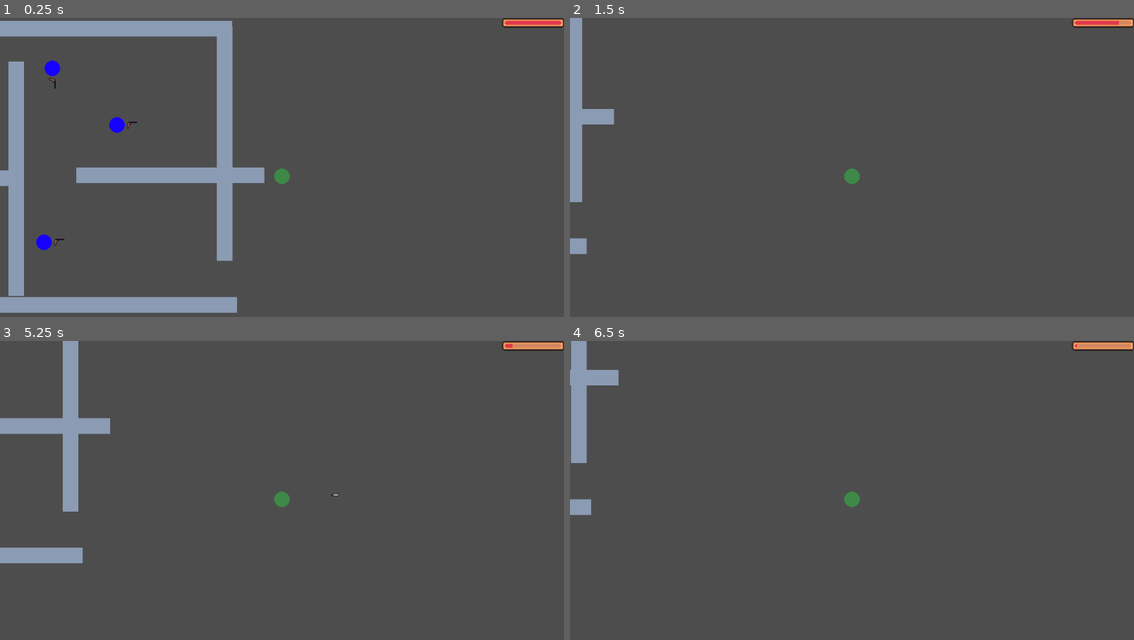
Above: before the commit, frames 1-4 (two rows, left to right).
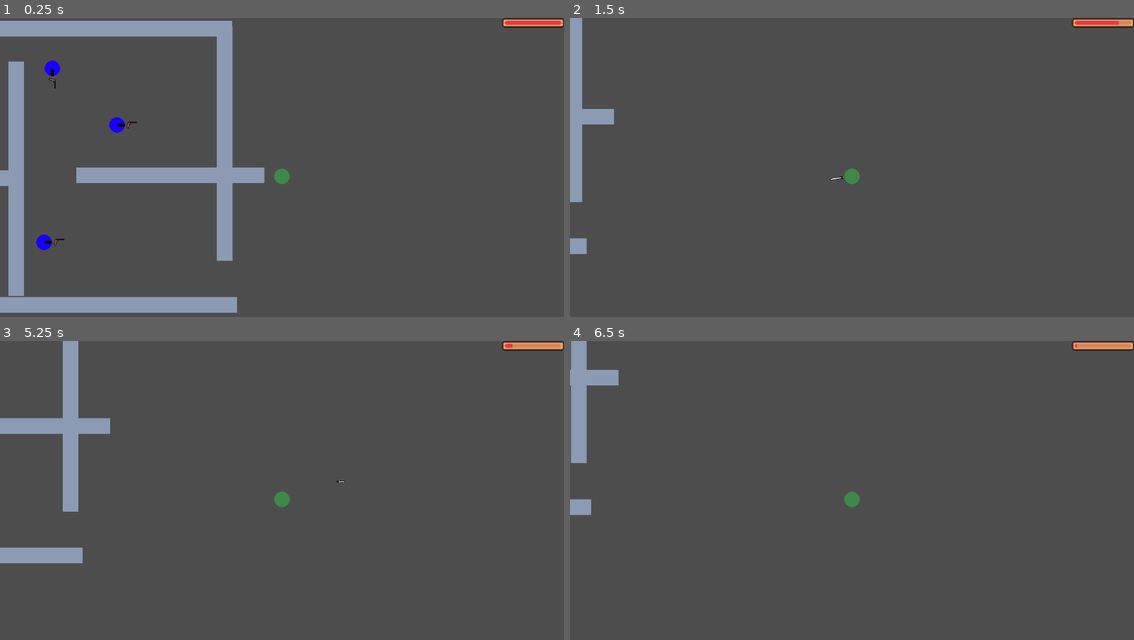
Above: after the commit, the same moments.

Repository: whocares-abt/fast-pace
Game: Godot game, scene res://Scenes/debug_map.tscn
Same seed, same stepped clock (60 frames per second), same inputs: the game is played once before the commit and once after it.
Inputs (mouse positions are in pixels of both pictures, inside the frame that each line leads up to):
- Up to frame 1 (0.25 s): no input
- Up to frame 2 (1.5 s): tap Enter at 0.5 s; move the mouse to (976, 161) at 0.52 s; hold D (move_right) 0.53-1.28 s; hold Right mouse button (ability) 0.53-1.28 s; click (976, 161) at 0.8 s; move the mouse to (739, 191) at 1.27 s; hold S (move_down) from 1.28 s (still down); click (739, 191) at 1.35 s
- Up to frame 3 (5.25 s): tap Shift (bullet_time) at 1.55, 3.8, 4.35 s; move the mouse to (338, 430) at 2.02 s; release S (move_down) at 2.03 s; hold D (move_right) 2.03-2.78 s; hold Shift (bullet_time) 2.03-2.78 s; right-click (338, 430) at 2.3 s; tap Space at 2.75 s; move the mouse to (253, 562) at 2.77 s; hold W (move_up) 2.78-3.53 s; right-click (253, 562) at 2.85 s; click (253, 562) at 3.05 s; tap Enter at 3.5 s; move the mouse to (451, 547) at 3.52 s; press the mouse at (451, 547) at 3.53 s; hold A (move_left) 3.53-5.03 s; move the mouse to (112, 451) at 4.27 s; release the mouse at (112, 451) at 4.28 s; right-click (112, 451) at 4.55 s; move the mouse to (310, 499) at 5.02 s; hold S (move_down) from 5.03 s (still down); hold Right mouse button (ability) from 5.03 s (still down)
- Up to frame 4 (6.5 s): click (880, 499) at 5.3 s; move the mouse to (767, 418) at 5.77 s; release S (move_down) at 5.78 s; release Right mouse button (ability) at 5.78 s; hold D (move_right) from 5.78 s (still down); click (767, 418) at 5.85 s; tap Shift (bullet_time) at 6.05 s

The runs differ from the first frame. In frame 1, less than 0.1% of the frame differs, in the area x 8-23%, y 16-76%; in frame 2, less than 0.1%; in frame 3, less than 0.1%; in frame 4, nothing differs.

Commit message:
Folder reorg. Modified enemy sprite for direction

Diff:
--- a/Resources/Combat/katana.tres
+++ b/Resources/Combat/katana.tres
@@ -5,6 +5,6 @@
 [resource]
 script = ExtResource("1_5yd16")
 weapon_name = "katana"
-firing_rate = 3.0
+firing_rate = 10.0
 attack_hold = 0.25
 metadata/_custom_type_script = "uid://dqsfxyh6jojdx"
--- a/Scenes/Characters/enemy_character.tscn
+++ b/Scenes/Characters/enemy_character.tscn
@@ -3,7 +3,7 @@
 [ext_resource type="Texture2D" uid="uid://bkgx3t4wcwml7" path="res://Assets/Art/Textures/Characters/Enemy.png" id="1_kjxs3"]
 [ext_resource type="Script" uid="uid://rgjg7yqphkf0" path="res://Scripts/Characters/enemy_character.gd" id="1_nraa5"]
 [ext_resource type="PackedScene" uid="uid://u2sytbk4b1vf" path="res://Scenes/AI/navigation_component.tscn" id="2_f31sj"]
-[ext_resource type="PackedScene" uid="uid://nbsjmjd7do3s" path="res://Scenes/Combat/weapon.tscn" id="2_p5gug"]
+[ext_resource type="PackedScene" uid="uid://nbsjmjd7do3s" path="res://Scenes/Combat/Weapon/weapon.tscn" id="2_p5gug"]
 [ext_resource type="PackedScene" uid="uid://og744yjrgqlu" path="res://Scenes/AI/vision_detector.tscn" id="3_mwus0"]
 [ext_resource type="PackedScene" uid="uid://jtjvgtyiaplq" path="res://Scenes/Combat/hitbox.tscn" id="3_sdh2x"]
 [ext_resource type="PackedScene" uid="uid://bpwhnhgxkydrx" path="res://Scenes/AI/patrol_component.tscn" id="3_v16rk"]
--- a/Scenes/Characters/player_character.tscn
+++ b/Scenes/Characters/player_character.tscn
@@ -1,11 +1,11 @@
 [gd_scene load_steps=14 format=3 uid="uid://cfeafjqb4thpf"]
 
 [ext_resource type="Script" uid="uid://dxgq4xe00pby6" path="res://Scripts/Characters/player_character.gd" id="1_l560e"]
-[ext_resource type="PackedScene" uid="uid://nbsjmjd7do3s" path="res://Scenes/Combat/weapon.tscn" id="2_3pywu"]
+[ext_resource type="PackedScene" uid="uid://nbsjmjd7do3s" path="res://Scenes/Combat/Weapon/weapon.tscn" id="2_3pywu"]
 [ext_resource type="Texture2D" uid="uid://blfonbnnkwt7m" path="res://Assets/Art/Textures/Characters/Player.png" id="2_c2rcm"]
 [ext_resource type="PackedScene" uid="uid://jtjvgtyiaplq" path="res://Scenes/Combat/hitbox.tscn" id="3_i26gt"]
-[ext_resource type="PackedScene" uid="uid://ybredfnd482x" path="res://Scenes/Combat/bullet_time.tscn" id="3_mnpb2"]
-[ext_resource type="PackedScene" uid="uid://bipbfe8i3mrdl" path="res://Scenes/Combat/knife_throw.tscn" id="4_hicqa"]
+[ext_resource type="PackedScene" uid="uid://ybredfnd482x" path="res://Scenes/Combat/Abilities/bullet_time.tscn" id="3_mnpb2"]
+[ext_resource type="PackedScene" uid="uid://bipbfe8i3mrdl" path="res://Scenes/Combat/Abilities/knife_throw.tscn" id="4_hicqa"]
 [ext_resource type="PackedScene" uid="uid://dde0kstwj0d7" path="res://Scenes/AI/vision_hitbox.tscn" id="6_hicqa"]
 [ext_resource type="Material" uid="uid://bljcxy5kcv03j" path="res://Resources/Particles/blood_splatter.tres" id="7_mnpb2"]
 
--- a/Scenes/Combat/ability.tscn
+++ b/Scenes/Combat/Abilities/ability.tscn
@@ -1,6 +1,6 @@
 [gd_scene load_steps=2 format=3 uid="uid://c75snrlmqq1fd"]
 
-[ext_resource type="Script" uid="uid://dktpdc54ckhwf" path="res://Scripts/Combat/ability.gd" id="1_c1l05"]
+[ext_resource type="Script" uid="uid://dktpdc54ckhwf" path="res://Scripts/Combat/Abilities/ability.gd" id="1_c1l05"]
 
 [node name="Ability" type="Node2D"]
 script = ExtResource("1_c1l05")
--- a/Scenes/Combat/bullet_time.tscn
+++ b/Scenes/Combat/Abilities/bullet_time.tscn
@@ -1,6 +1,6 @@
 [gd_scene load_steps=2 format=3 uid="uid://ybredfnd482x"]
 
-[ext_resource type="Script" uid="uid://vghqxwmfexox" path="res://Scripts/Combat/bullet_time.gd" id="1_k33ro"]
+[ext_resource type="Script" uid="uid://vghqxwmfexox" path="res://Scripts/Combat/Abilities/bullet_time.gd" id="1_k33ro"]
 
 [node name="BulletTime" type="Node2D"]
 script = ExtResource("1_k33ro")
--- a/Scenes/Combat/knife_throw.tscn
+++ b/Scenes/Combat/Abilities/knife_throw.tscn
@@ -1,6 +1,6 @@
 [gd_scene load_steps=2 format=3 uid="uid://bipbfe8i3mrdl"]
 
-[ext_resource type="Script" uid="uid://cuxxdc008oiko" path="res://Scripts/Combat/knife_throw.gd" id="1_3mreg"]
+[ext_resource type="Script" uid="uid://cuxxdc008oiko" path="res://Scripts/Combat/Abilities/knife_throw.gd" id="1_3mreg"]
 
 [node name="KnifeThrow" type="Node2D"]
 script = ExtResource("1_3mreg")
--- a/Scenes/Combat/bullet.tscn
+++ b/Scenes/Combat/Weapon/bullet.tscn
@@ -1,6 +1,6 @@
 [gd_scene load_steps=7 format=3 uid="uid://bfqk0r7mpuyuo"]
 
-[ext_resource type="Script" uid="uid://dn8al0fnhfbkn" path="res://Scripts/Combat/bullet.gd" id="1_h4bvn"]
+[ext_resource type="Script" uid="uid://dn8al0fnhfbkn" path="res://Scripts/Combat/Weapon/bullet.gd" id="1_h4bvn"]
 [ext_resource type="PackedScene" uid="uid://c6yca5h55hus" path="res://Scenes/Combat/hurtbox.tscn" id="2_2qxdl"]
 [ext_resource type="Texture2D" uid="uid://x31o6ma1jwj7" path="res://Assets/Art/Textures/Combat/bullet.png" id="3_2qxdl"]
 [ext_resource type="Material" uid="uid://bxjpnuylm11oo" path="res://Resources/Particles/bullet_trail.tres" id="4_3m52h"]
--- a/Scenes/Combat/bullet_manager.tscn
+++ b/Scenes/Combat/Weapon/bullet_manager.tscn
@@ -1,6 +1,6 @@
 [gd_scene load_steps=2 format=3 uid="uid://b4la54oa07emn"]
 
-[ext_resource type="Script" uid="uid://keuhgcbsvxr8" path="res://Scripts/Combat/bullet_manager.gd" id="1_qwloc"]
+[ext_resource type="Script" uid="uid://keuhgcbsvxr8" path="res://Scripts/Combat/Weapon/bullet_manager.gd" id="1_qwloc"]
 
 [node name="BulletManager" type="Node2D"]
 script = ExtResource("1_qwloc")
--- a/Scenes/Combat/weapon.tscn
+++ b/Scenes/Combat/Weapon/weapon.tscn
@@ -1,6 +1,6 @@
 [gd_scene load_steps=8 format=3 uid="uid://nbsjmjd7do3s"]
 
-[ext_resource type="Script" uid="uid://dffme2003u822" path="res://Scripts/Combat/weapon.gd" id="1_krqjp"]
+[ext_resource type="Script" uid="uid://dffme2003u822" path="res://Scripts/Combat/Weapon/weapon.gd" id="1_krqjp"]
 [ext_resource type="SpriteFrames" uid="uid://8kbpv5bys0d" path="res://Resources/Spriteframes/pistol.tres" id="2_6f3fa"]
 [ext_resource type="PackedScene" uid="uid://c6yca5h55hus" path="res://Scenes/Combat/hurtbox.tscn" id="2_k4liq"]
 [ext_resource type="PackedScene" uid="uid://jtjvgtyiaplq" path="res://Scenes/Combat/hitbox.tscn" id="4_io3wf"]
--- a/Scenes/debug_map.tscn
+++ b/Scenes/debug_map.tscn
@@ -4,7 +4,7 @@
 [ext_resource type="PackedScene" uid="uid://bu0d3bicfpl4t" path="res://Scenes/Environment/wall.tscn" id="2_jcsea"]
 [ext_resource type="NavigationPolygon" uid="uid://bs5dweb3g7xgm" path="res://Resources/NavPoly/debug_map.tres" id="3_frd8m"]
 [ext_resource type="PackedScene" uid="uid://uriwqjsj2l17" path="res://Scenes/Characters/enemy_character.tscn" id="4_6mob1"]
-[ext_resource type="PackedScene" uid="uid://b4la54oa07emn" path="res://Scenes/Combat/bullet_manager.tscn" id="4_gu212"]
+[ext_resource type="PackedScene" uid="uid://b4la54oa07emn" path="res://Scenes/Combat/Weapon/bullet_manager.tscn" id="4_gu212"]
 [ext_resource type="PackedScene" uid="uid://cwav53n6w8kp3" path="res://Scenes/AI/navigation_region.tscn" id="5_gu212"]
 [ext_resource type="PackedScene" uid="uid://dm4gkq86dil4c" path="res://Scenes/UI/game_ui.tscn" id="7_gnyyd"]
 [ext_resource type="Script" uid="uid://bhgtcghfpf7w4" path="res://Scripts/UI/game_ui.gd" id="8_1on00"]
--- a/Scripts/Characters/enemy_character.gd
+++ b/Scripts/Characters/enemy_character.gd
@@ -55,6 +55,7 @@
 		EnemyState.DEAD:
 			dead_behaviour()
 
+	sprite.rotation = velocity.angle()
 	move_and_slide()
 
 # Simulating state behaviour
--- a/Scripts/Characters/player_character.gd
+++ b/Scripts/Characters/player_character.gd
@@ -41,7 +41,8 @@
 		# TODO: Should we decouple this code? Can it even be decoupled?
 		if (knife_throw.can_activate):
 			var mana_cost = knife_throw.get_mana_cost()
-			knife_throw.activate.call(attack_direction, weapon.get_hurtbox_location())
+			print(attack_direction)
+			knife_throw.activate.call(attack_direction, position)
 			update_health(-mana_cost)
 
 	if (event.is_action_pressed("bullet_time")):
--- a/Scripts/Combat/knife_throw.gd
+++ b/Scripts/Combat/Abilities/knife_throw.gd
@@ -1,6 +1,6 @@
 extends Ability
 
-var projectile = preload("res://Scenes/Combat/bullet.tscn")
+var projectile = preload("uid://bfqk0r7mpuyuo")
 @export var projectile_speed = 2000
 
 func _ready() -> void:
--- a/Scripts/Combat/weapon.gd
+++ b/Scripts/Combat/Weapon/weapon.gd
@@ -2,7 +2,7 @@
 
 var ranged : bool
 var weapon_name : String
-var projectile = preload("res://Scenes/Combat/bullet.tscn")
+var projectile = preload("uid://bfqk0r7mpuyuo")
 
 # Both ranged and melee weapons
 var firing_rate : float
Binary file changed: Assets/Art/Textures/Characters/Enemy.png
Renamed: Scripts/Combat/ability.gd -> Scripts/Combat/Abilities/ability.gd
Renamed: Scripts/Combat/ability.gd.uid -> Scripts/Combat/Abilities/ability.gd.uid
Renamed: Scripts/Combat/bullet_time.gd -> Scripts/Combat/Abilities/bullet_time.gd
Renamed: Scripts/Combat/bullet_time.gd.uid -> Scripts/Combat/Abilities/bullet_time.gd.uid
Renamed: Scripts/Combat/knife_throw.gd.uid -> Scripts/Combat/Abilities/knife_throw.gd.uid
Renamed: Scripts/Combat/bullet.gd -> Scripts/Combat/Weapon/bullet.gd
Renamed: Scripts/Combat/bullet.gd.uid -> Scripts/Combat/Weapon/bullet.gd.uid
Renamed: Scripts/Combat/bullet_manager.gd -> Scripts/Combat/Weapon/bullet_manager.gd
Renamed: Scripts/Combat/bullet_manager.gd.uid -> Scripts/Combat/Weapon/bullet_manager.gd.uid
Renamed: Scripts/Combat/weapon.gd.uid -> Scripts/Combat/Weapon/weapon.gd.uid
